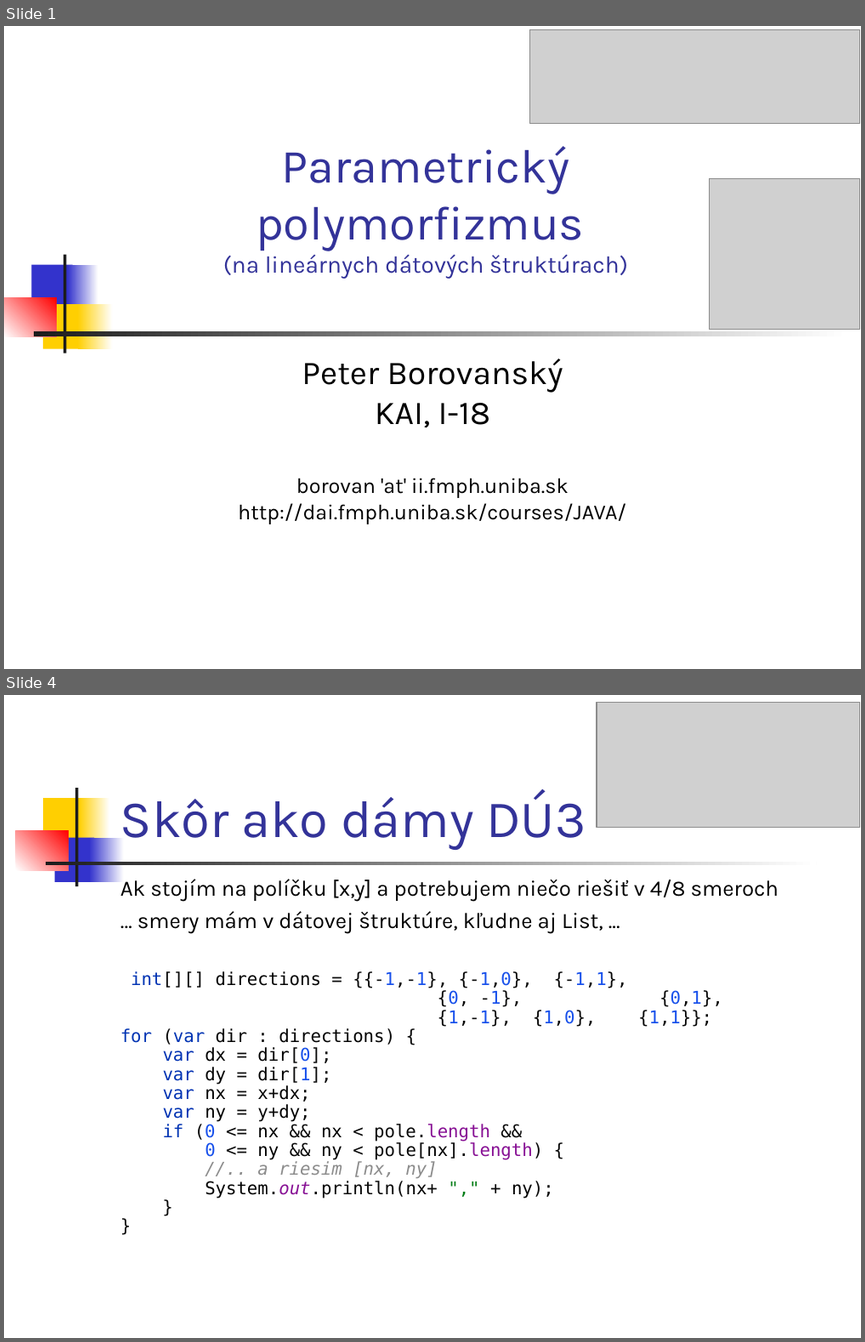
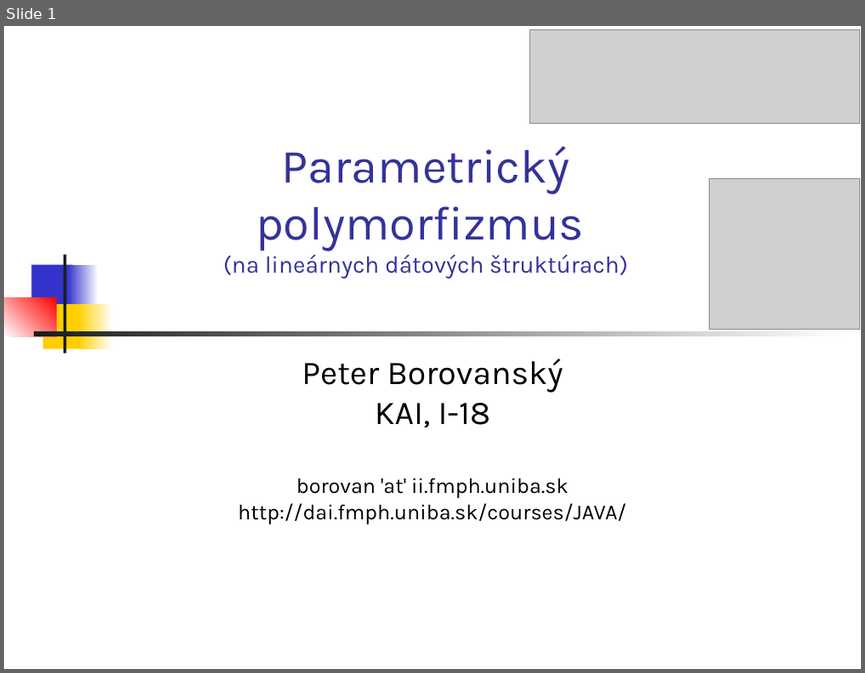
Before and after one commit to Programovanie4/Prednasky, a slide deck: 05/05_java.ppt. Shown one above the other, each under a label of ours: slides 1 and 4 before the commit, slide 1 after it; the slides between them are not shown. The pictures are 865x1342 and 865x673 pixels, drawn with LibreOffice and Linux fonts; fonts in the diff are those of the drawing; grey boxes stand for pictures. Boxes give left, top, right and bottom in pixels: in the first picture for what was removed or moved away, otherwise in the second. Text is boxed around its words. In the diff, an @@ line names an element or a change of style, - is before the commit and + after.

```diff
--- a/05/05_java.ppt
+++ b/05/05_java.ppt
@@ slide 4 removed at bbox=[4, 695, 861, 1338], background #FFFFFF @@
@@ rectangle removed at bbox=[4, 699, 21, 733] @@
@@ picture removed at bbox=[596, 702, 859, 827] @@
@@ rectangle removed at bbox=[75, 788, 78, 886] @@
@@ title removed at bbox=[120, 790, 585, 850] @@
-Skôr ako dámy DÚ3
@@ rectangle removed at bbox=[43, 798, 85, 842] @@
@@ rectangle removed at bbox=[80, 798, 110, 842] @@
@@ rectangle removed at bbox=[16, 830, 69, 870] @@
@@ rectangle removed at bbox=[54, 837, 94, 882] @@
@@ rectangle removed at bbox=[90, 837, 124, 882] @@
@@ rectangle removed at bbox=[45, 862, 817, 865] @@
@@ text removed at bbox=[120, 879, 779, 1198] @@
-Ak stojím na políčku [x,y] a potrebujem niečo riešiť v 4/8 smeroch
-… smery mám v dátovej štruktúre, kľudne aj List, ...
-int[][] directions = {{-1,-1}, {-1,0}, {-1,1},
-{0, -1}, {0,1},
-{1,-1}, {1,0}, {1,1}};
-for (var dir : directions) {
-var dx = dir[0];
-var dy = dir[1];
-var nx = x+dx;
-var ny = y+dy;
-if (0 <= nx && nx < pole.length &&
-0 <= ny && ny < pole[nx].length) {
-//.. a riesim [nx, ny]
-System.out.println(nx+ "," + ny);
-}
-}
```
Also in this commit, not shown: 3 slides changed, 5 other slides removed, 2 other files.
